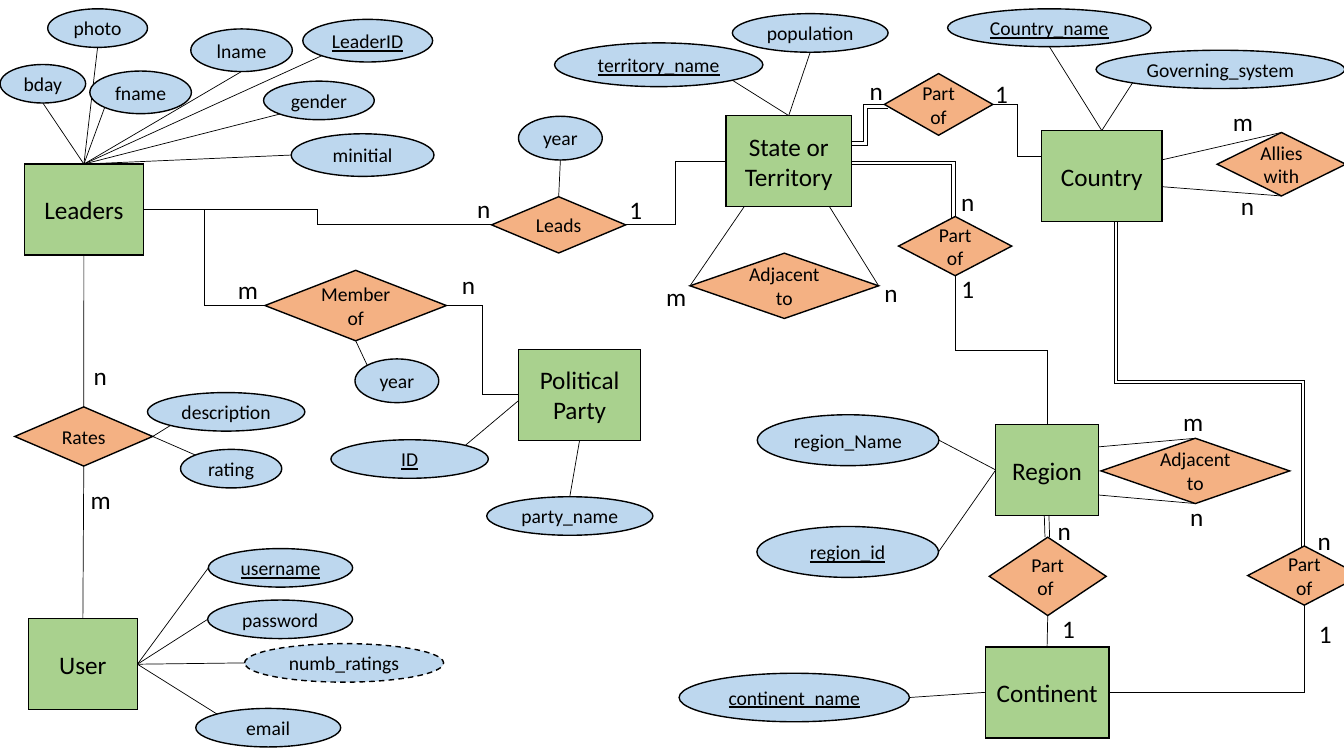
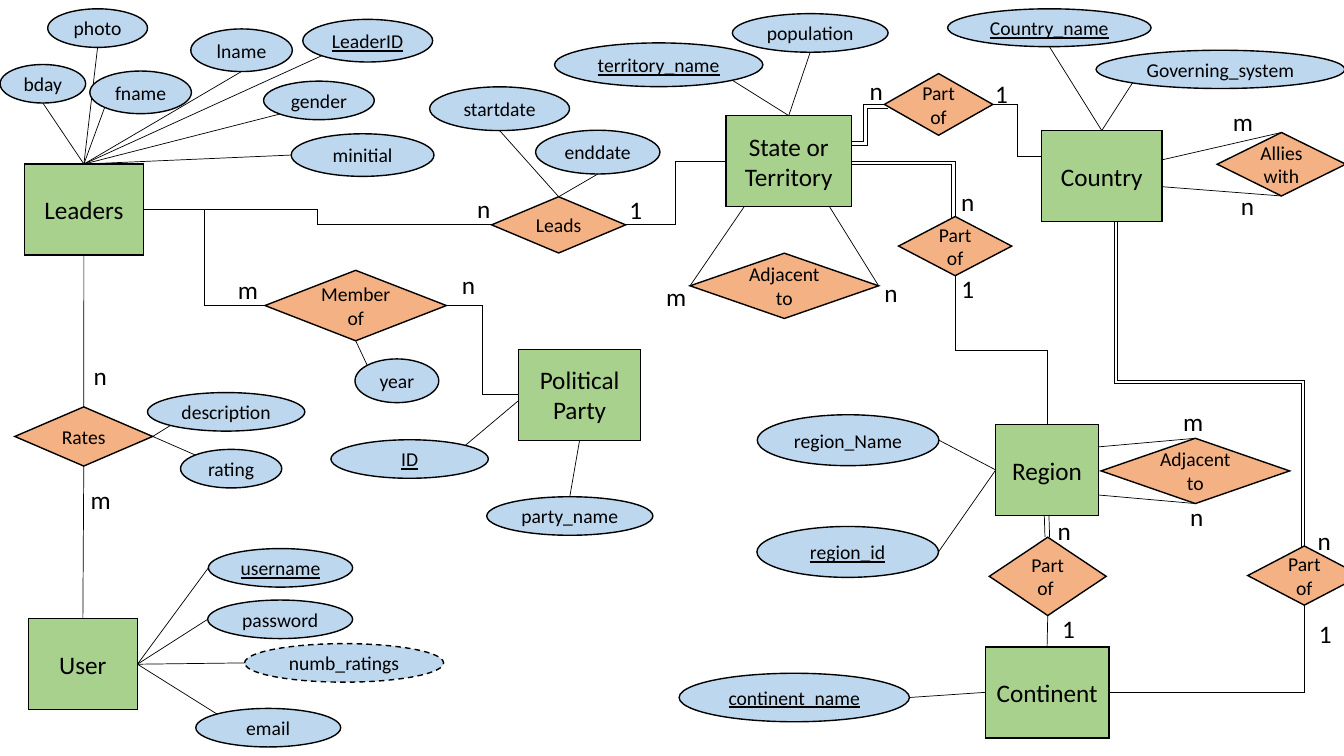
Before and after one commit to csse333rateMyWorldLeader/documentation, a slide deck: slide 1 of ERdiagram.pptx. Drawn at 1344x756 pixels with LibreOffice and Linux fonts; fonts in the diff are those of the drawing. Boxes give left, top, right and bottom in pixels: in the first picture for what was removed or moved away, otherwise in the second. Text is boxed around its words. In the diff, an @@ line names an element or a change of style, - is before the commit and + after.

Commit message:
updated ER diagram

```diff
--- a/ERdiagram.pptx
+++ b/ERdiagram.pptx
@@ ellipse "startdate": place and size @@
-ellipse "startdate" at box(518, 116, 602, 159)
+ellipse "startdate" at box(430, 87, 570, 130)
@@ text in ellipse at box(464, 102, 536, 116): text changed @@
-year
+startdate
@@ line moved from (561, 160) - (559, 197) to (500, 131) - (559, 197) @@
@@ ellipse added at box(535, 130, 659, 173), fill #BDD7EE, outline #000000 1 pt, 14 pt, text #000000 @@
+enddate
@@ line added from (598, 174) to (559, 197), #000000 0.5 pt @@
```
